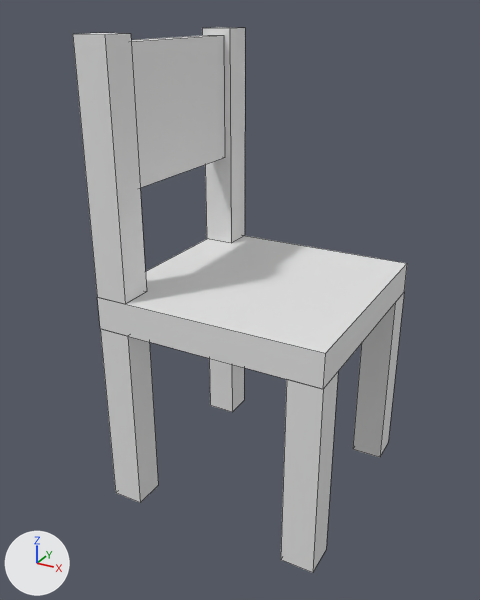
The Blender file DeeperAndDeeper/Assets/AssetsDeeperAndDeeper/Art/Models/Blend/chair.blend, before and after one commit.
Rendered twice from a 50 mm camera at (0.851, -1.687, 1.458) aimed at (-0.047, -0.055, 0.642). Lighting does not change. The marker at lower left points along +X, +Y and +Z. Mesh edges are drawn as thin lines.
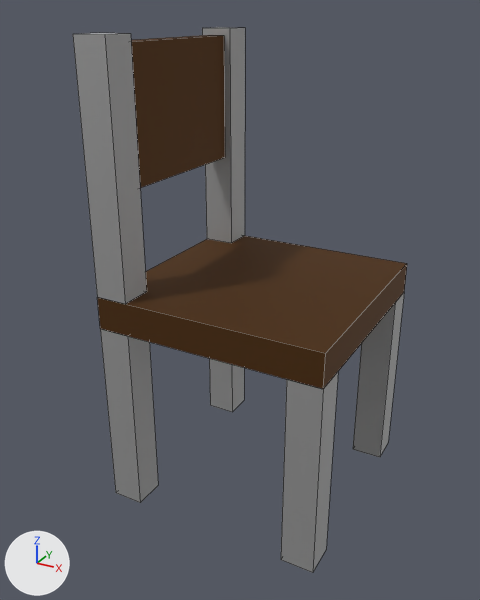
Where the change shows, as pixel boxes [x1, y1, x2, y2] in the pictures (480 x 600 px):
part 1 of me_cube_004, recoloured: [100, 293, 404, 573] in both
part 2 of me_cube_004, recoloured: [73, 28, 245, 304] in both
part 3 of me_cube_004, recoloured: [85, 27, 231, 35] in both
part 4 of me_cube_004, recoloured (white to brown): [97, 236, 407, 389] in both
part 5 of me_cube_004, recoloured (grey to brown): [131, 35, 225, 188] in both
part 6 of me_cube_004, recoloured: [131, 35, 222, 41] in both

What the commit changed:
Material 'Wood' (mat_wood) is new.
Its base color is (0.105, 0.0415, 0.0075) (brown #5b3915).
Its metallic is 0.598.
Its roughness is 0.689.
Material 'Metal' (mat_metal) is new.
Its base color is (0.505, 0.505, 0.505) (grey #bcbcbc).
Its metallic is 1.0.
Its roughness is 0.776.
me_cube_004 has 64 vertices, 48 faces and spans x -1.0..1.0, y -1.0..1.0, z -13.0..15.0.
me_cube_004 is used by ob_cube_004; location (0.0, 0.0, 0.65); scale (0.35, 0.35, 0.05).
me_cube_004 part 1: 16 of the faces centred in x -1.0..1.0, y -1.0..1.0, z -7.0 switch from mat_material (white #e7e7e7) to mat_metal (grey #bcbcbc).
me_cube_004 part 2: 10 of the faces centred in x -1.0..-0.7, y -1.0..1.0, z 8.0..10.8 switch from mat_material (white #e7e7e7) to mat_metal (grey #bcbcbc).
me_cube_004 part 3: 2 of the faces centred in x -0.9, y -0.9..0.9, z 15.0 switch from mat_material (white #e7e7e7) to mat_metal (grey #bcbcbc).
me_cube_004 part 4: 6 of the faces centred in x -1.0..1.0, y -1.0..1.0, z -1.0..1.0 switch from mat_material (white #e7e7e7) to mat_wood (brown #5b3915).
me_cube_004 part 5: 3 of the faces centred in x -0.9..-0.8, y 0.0, z 7.0..10.8 switch from mat_material (white #e7e7e7) to mat_wood (brown #5b3915).
me_cube_004 part 6: 1 of the faces centred in x -0.9, y 0.0, z 14.6 switch from mat_material (white #e7e7e7) to mat_wood (brown #5b3915).
